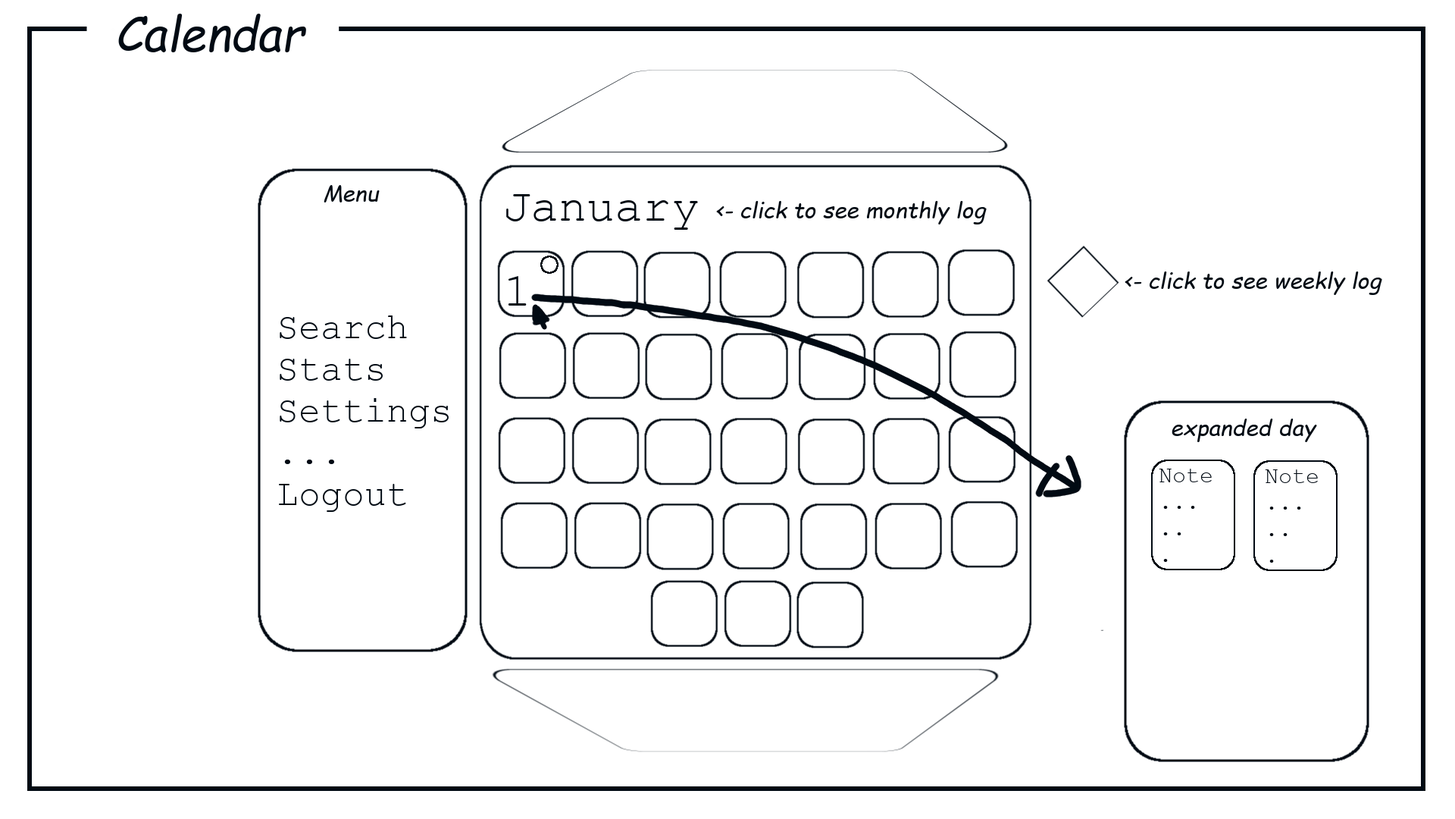
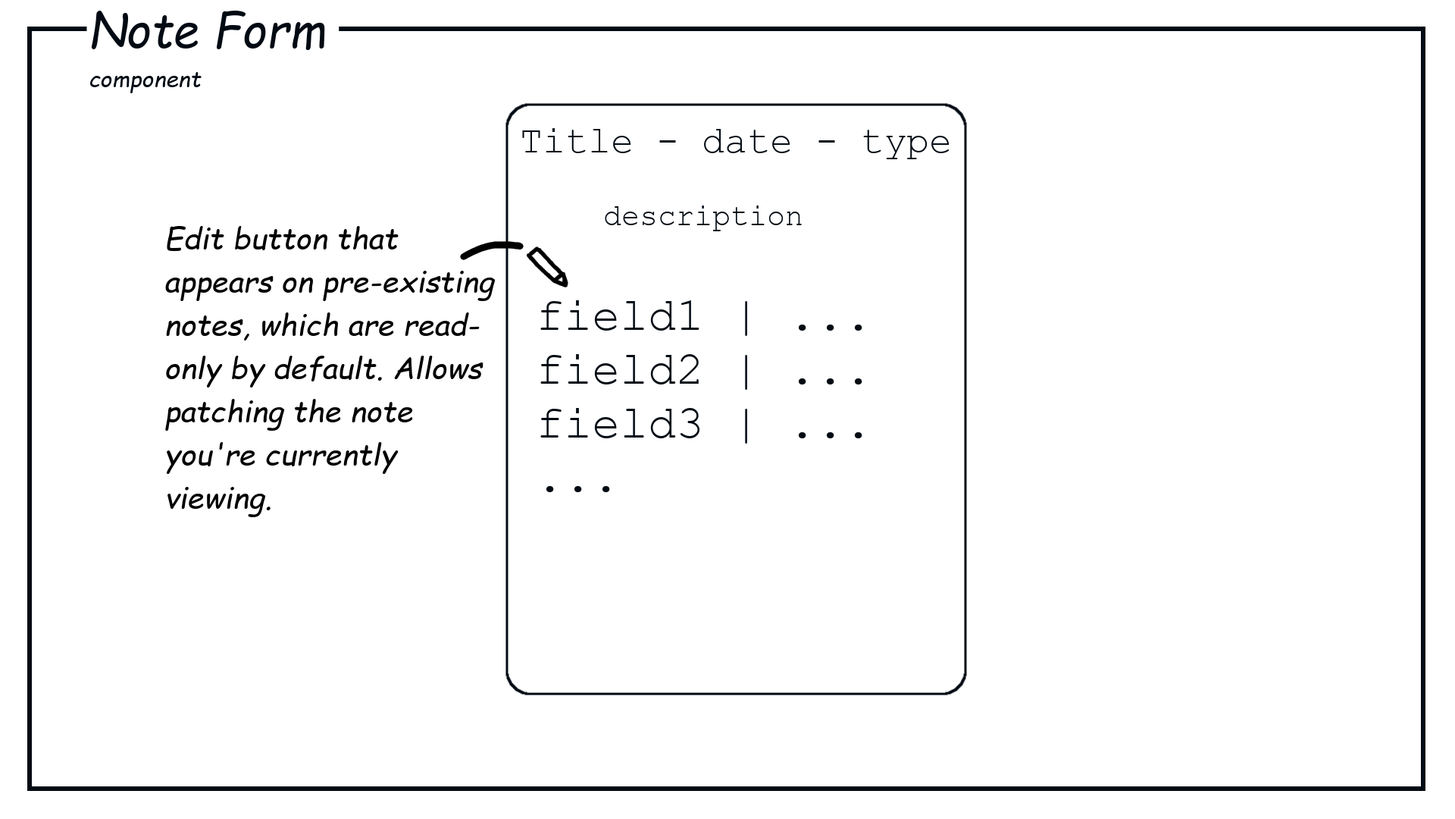
Two versions of the same layered image (1455×819). Layer-by-layer changes:
added group "Note form" with 9 layers above "Calendar #2" over [90, 10, 968, 696]
added group "Form" with 6 layers in group "Note form" over [165, 103, 968, 696]
added layer "Edit button that appears on pr..." in group "Form" over [165, 225, 496, 517]
added layer "edit button" in group "Form" over [460, 241, 569, 288]
added layer "field1 | ... ..." in group "Form" over [540, 300, 863, 492]
added layer "description" in group "Form" over [604, 205, 802, 232]
added layer "Title - date - type" in group "Form" over [522, 128, 950, 160]
added layer "outline" in group "Form" over [505, 103, 968, 696]
added group "Labels #1" with 1 layers in group "Note form" over [90, 10, 326, 94]
added layer "Note Form ..." in group "Labels #1" over [90, 10, 326, 94]
moved "Labels" into group "Calendar #2" over [115, 13, 1383, 708]
renamed "<- click to see weekly log" to "Note title", moved it above "Note title #1", painted on it over [1115, 271, 1383, 295]
renamed "Calendar #1" to "Calendar ...", painted on it over [115, 13, 307, 88]
renamed "<- click to see monthly log" to "Click current month open a lis...", painted on it over [486, 175, 1028, 225]
removed layer "expanded day" from group "Labels" over [1171, 418, 1318, 442]
removed layer "Menu" from group "Labels" over [323, 184, 380, 203]
moved "Calendar" into group "Calendar #2" over [90, 27, 1383, 762]
moved "Expanded day" into group "expanded day", painted on it over [531, 69, 1383, 762]
painted on "Weekly Report" over [1046, 244, 1120, 318]
removed group "Side-bar" (2 layers) over [257, 168, 468, 652]
removed layer "Search ..." from group "Side-bar" over [278, 315, 449, 512]
removed layer "Layer" from group "Side-bar" over [257, 168, 468, 652]
